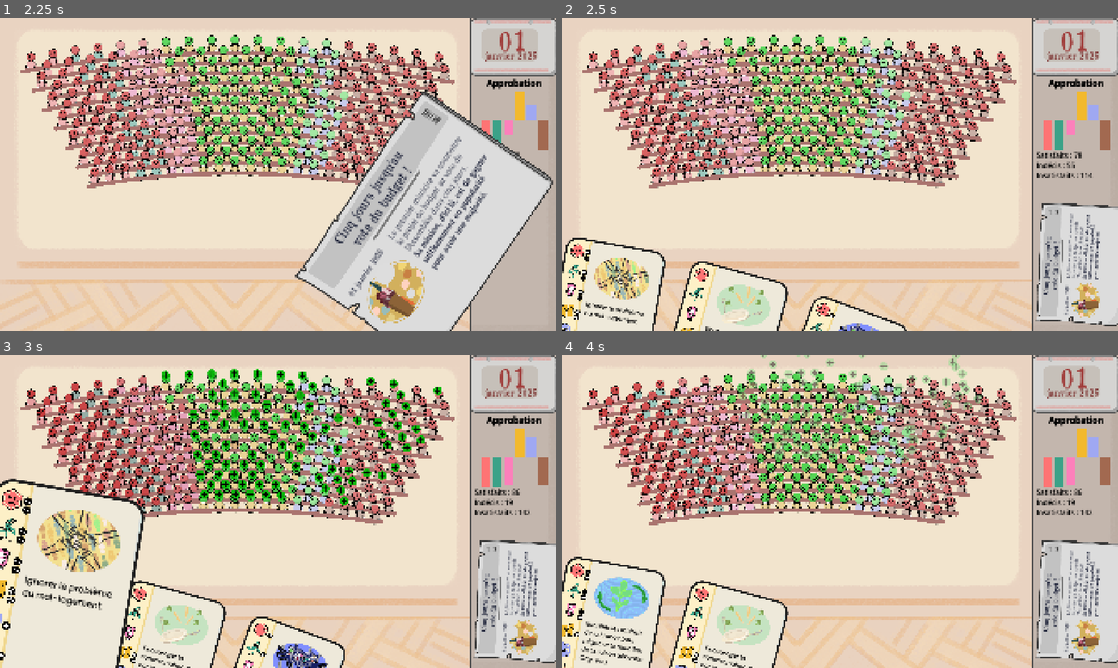
Above: before the commit, frames 1-4 (two rows, left to right).
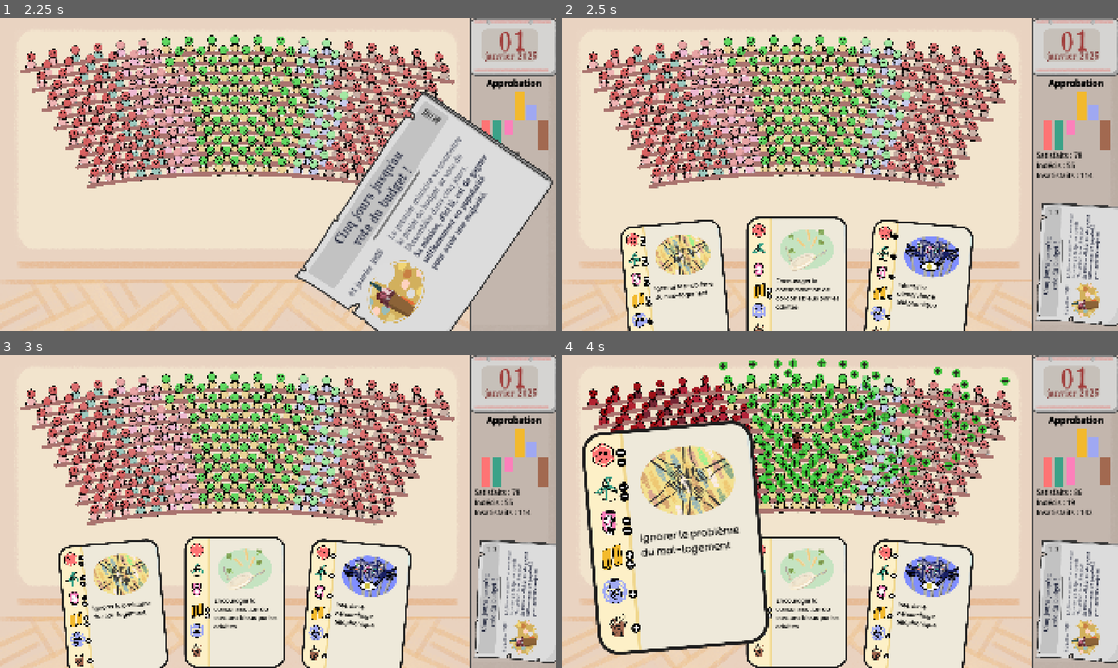
Above: after the commit, the same moments.

Repository: remimorvan/assemblee-nationale-simulator
Game: Godot game, scene res://scenes/begin_screen.tscn
Two runs of this game, one before a commit and one after it. Both use one fixed random seed, a clock stepped at 60 frames per second and the inputs below.
Inputs (mouse positions are in pixels of both pictures, inside the frame that each line leads up to):
- Up to frame 1 (2.25 s): click (278, 124) at 0.5 s; tap Enter at 1.25 s; move the mouse to (511, 118) at 1.27 s; click (511, 118) at 1.42 s; tap Space at 2 s; move the mouse to (278, 174) at 2.02 s; click (278, 174) at 2.17 s
- Up to frame 2 (2.5 s): no input
- Up to frame 3 (3 s): move the mouse to (44, 627) at 2.77 s; click (44, 627) at 2.92 s
- Up to frame 4 (4 s): move the mouse to (723, 655) at 3.52 s; click (723, 655) at 3.67 s

Frame 1 is identical in both runs. In frame 2, 17% of the frame differs, in the area x 0-74%, y 63-100%; in frame 3, 30%; in frame 4, 36%, in the area x 0-81%, y 0-100%.

Commit message:
Welcome Screen

Diff:
--- a/scenes/player.tscn
+++ b/scenes/player.tscn
@@ -9,7 +9,6 @@
 [ext_resource type="AudioStream" uid="uid://cc4i2a23am7ys" path="res://assets/sounds/lose.mp3" id="7_smehm"]
 
 [node name="Player" type="Node2D"]
-rotation = 0.261799
 script = ExtResource("1_3vyb7")
 card = ExtResource("2_g2els")
 
Binary file added: assets/screens/welcome_screen.png
Not shown, changed: assets/.ecran_jeu.kra-autosave.kra
Not shown, removed: assets/card/.plus.png-autosave.kra
Not shown, changed: assets/card/logos/.faces.kra-autosave.kra
Not shown, removed: assets/card/logos/.logos.kra-autosave.kra
Not shown, changed: assets/ecran_jeu.kra
